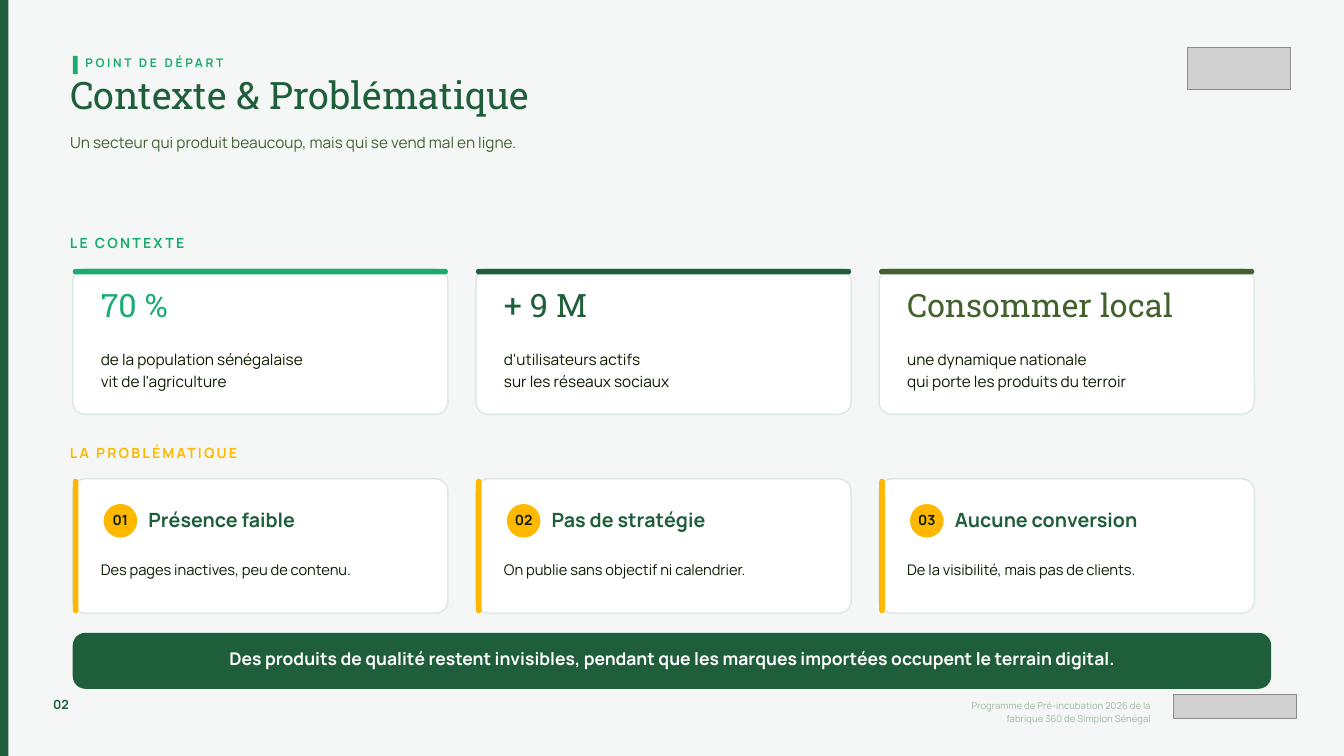
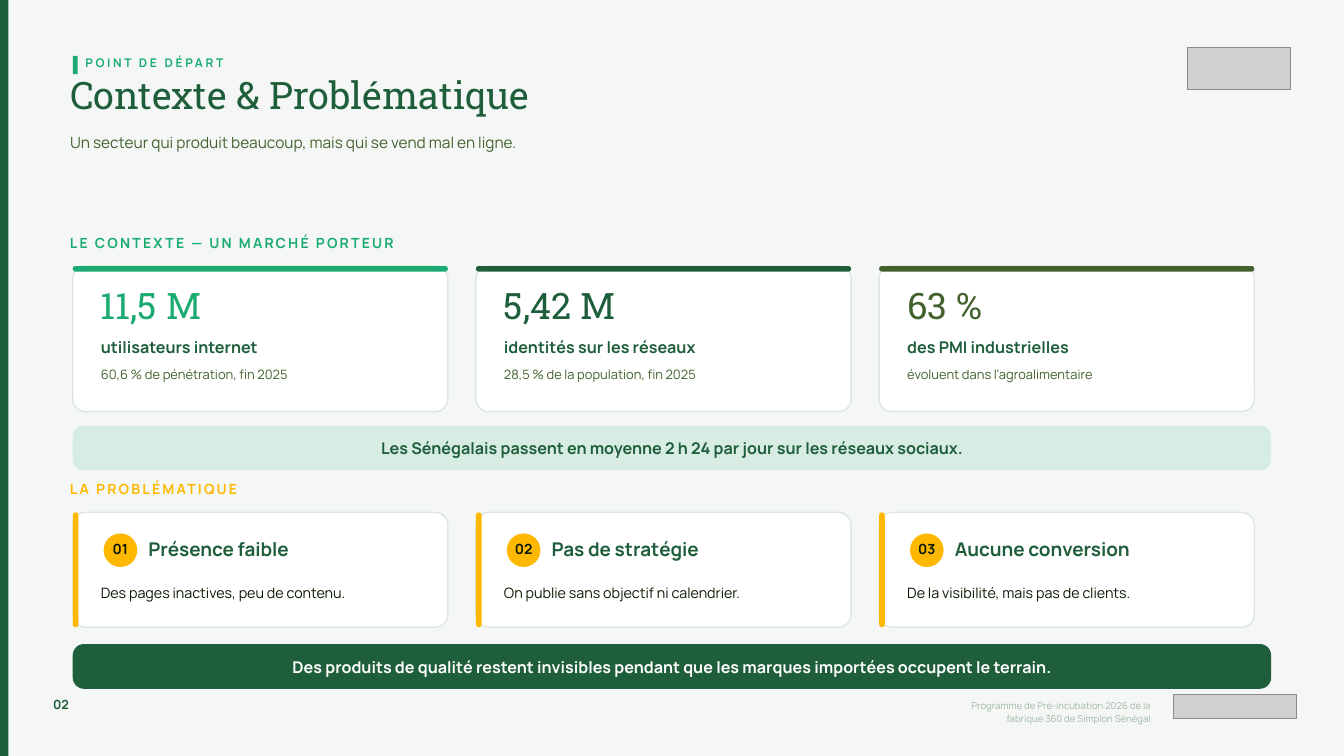
Before and after one commit to nenehsd/portefolio, a slide deck: slide 2 of Pitch_Deck_Sadiya_Digital_Agri.pptx. Drawn at 1344x756 pixels with LibreOffice and Linux fonts; fonts in the diff are those of the drawing; grey boxes stand for pictures. Boxes give left, top, right and bottom in pixels: in the first picture for what was removed or moved away, otherwise in the second. Text is boxed around its words. In the diff, an @@ line names an element or a change of style, - is before the commit and + after.

Commit message:
Integration des donnees sourcees (DataReportal, Min. Dev. industriel), tarifs benchmark reels, bibliographie corrigee

```diff
--- a/Pitch_Deck_Sadiya_Digital_Agri.pptx
+++ b/Pitch_Deck_Sadiya_Digital_Agri.pptx
@@ text at (70,234,394,248): text changed @@
-LE CONTEXTE
+LE CONTEXTE — UN MARCHÉ PORTEUR
@@ text at (101,293,201,325): text changed; size 23 to 26 pt @@
-70 %
+11,5 M
@@ text at (504,292,616,325): text changed; size 23 to 26 pt @@
-+ 9 M
+5,42 M
@@ text removed at (907,292,1173,318) @@
-Consommer local
@@ text added at (907,292,947,320), 26 pt, text #42612D @@
+63 %
@@ text at (101,341,258,354): text changed; size 11 to 11.5 pt; text colour #0A1A01 to #1F5E3A; bold on @@
-de la population sénégalaise
-vit de l'agriculture
+utilisateurs internet
@@ text at (504,340,696,354): text changed; size 11 to 11.5 pt; text colour #0A1A01 to #1F5E3A; bold on @@
-d'utilisateurs actifs
-sur les réseaux sociaux
+identités sur les réseaux
@@ text removed at (907,353,1126,391) @@
-une dynamique nationale
-qui porte les produits du terroir
@@ text added at (907,341,1069,354), 11.5 pt, text #1F5E3A, bold @@
+des PMI industrielles
@@ text added at (101,369,287,382), 9.2 pt, text #42612D @@
+60,6 % de pénétration, fin 2025
@@ text added at (504,369,696,382), 9.2 pt, text #42612D @@
+28,5 % de la population, fin 2025
@@ text added at (907,369,1093,383), 9.2 pt, text #42612D @@
+évoluent dans l'agroalimentaire
@@ rounded rectangle added at (73,425,1271,470), fill #1AAB70 at 13% opacity @@
@@ text added at (381,441,962,458), 11.5 pt, text #1F5E3A, bold @@
+Les Sénégalais passent en moyenne 2 h 24 par jour sur les réseaux sociaux.
@@ text "LA PROBLÉMATIQUE" rewrapped from (122,353,134,366) to (70,480,635,504) @@
@@ rounded rectangle: place and size @@
-rounded rectangle at (73,479,448,613)
+rounded rectangle at (73,512,448,627)
@@ rounded rectangle: place and size @@
-rounded rectangle at (73,479,79,613)
+rounded rectangle at (73,512,79,627)
@@ rounded rectangle: place and size @@
-rounded rectangle at (476,479,851,613)
+rounded rectangle at (476,512,851,627)
@@ rounded rectangle: place and size @@
-rounded rectangle at (476,479,482,613)
+rounded rectangle at (476,512,482,627)
@@ proportions changed in 4 elements at (73,644,1271,689), (73,512,448,627), (476,512,851,627), (879,512,1254,627) @@
@@ rounded rectangle: place and size @@
-rounded rectangle at (879,479,1254,613)
+rounded rectangle at (879,512,1254,627)
@@ rounded rectangle: place and size @@
-rounded rectangle at (879,479,885,613)
+rounded rectangle at (879,512,885,627)
@@ 6 texts, 3 ellipses: place and size @@
-6 texts, 3 ellipses at (104,504,1138,537)
+6 texts, 3 ellipses at (104,533,1129,567)
@@ size 14 to 13.5 pt; line spacing 18.2pt to 17.6pt in 3 elements at (148,541,289,557), (552,541,699,561), (955,542,1129,557) @@
@@ 3 texts: place and size @@
-3 texts at (101,563,1135,579)
+3 texts at (101,587,1131,602)
@@ size 10.5 to 10.2 pt; line spacing 14.7pt to 14.3pt in 3 elements at (101,587,346,602), (504,587,741,602), (907,587,1131,602) @@
@@ rounded rectangle: place and size @@
-rounded rectangle at (73,633,1271,690)
+rounded rectangle at (73,644,1271,689)
@@ text at (292,660,1052,677): text changed; size 12.5 to 11.5 pt @@
-Des produits de qualité restent invisibles, pendant que les marques importées occupent le terrain digital.
+Des produits de qualité restent invisibles pendant que les marques importées occupent le terrain.
```
Also in this commit, not shown: 2 other slides changed, 4 other files.
